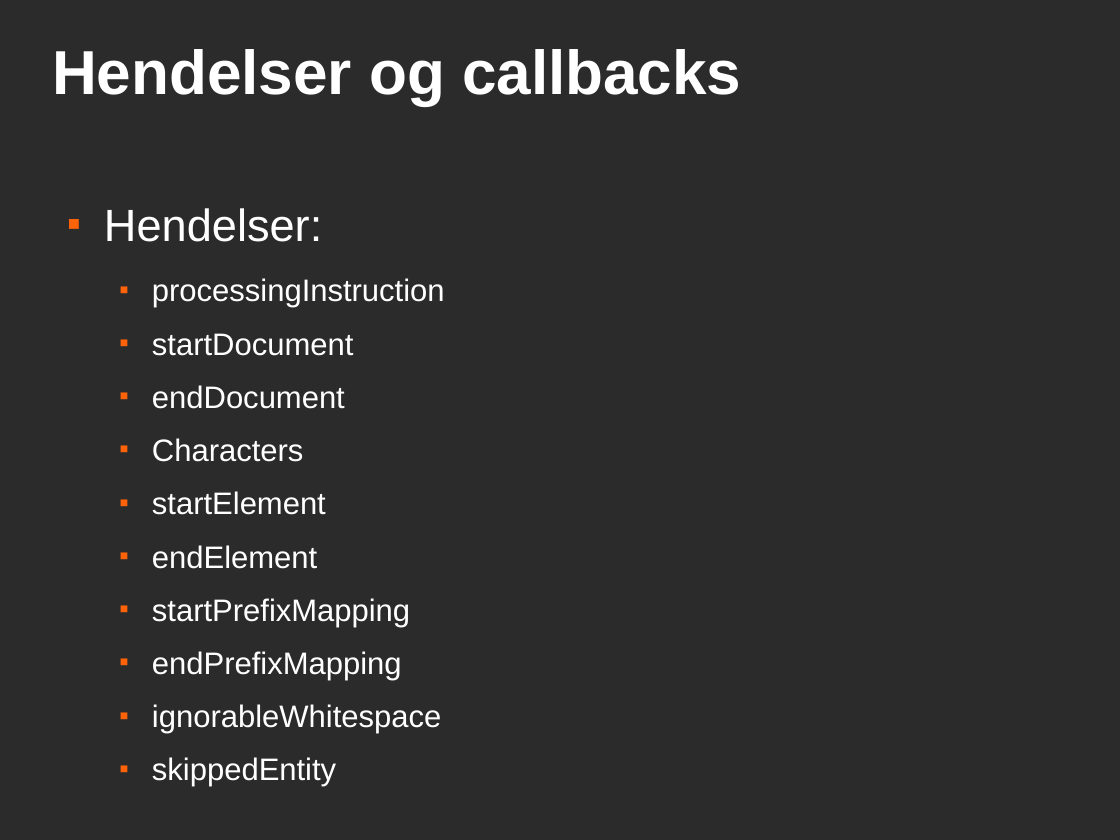
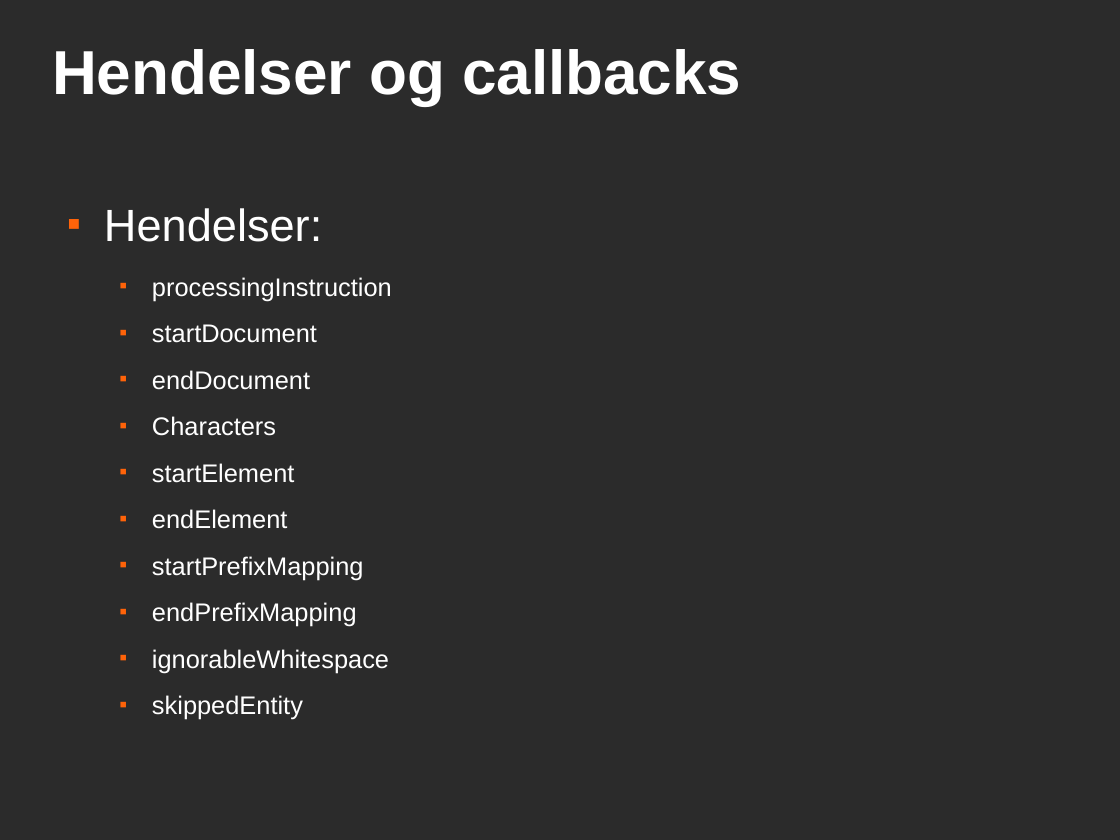
Before and after one commit to andrerav/xqft-parser, a slide deck: slide 6 of doc/sax.odp. Drawn at 1120x840 pixels with LibreOffice and Linux fonts; fonts in the diff are those of the drawing; background and template pictures are left out; a plain dark background stands for a picture behind light text. Boxes give left, top, right and bottom in pixels: in the first picture for what was removed or moved away, otherwise in the second. Text is boxed around its words. In the diff, an @@ line names an element or a change of style, - is before the commit and + after.

```diff
--- a/doc/sax.odp
+++ b/doc/sax.odp
@@ text at (x1=152, y1=277, x2=392, y2=720): size 22 to 18 pt @@
```
Also in this commit, not shown: 4 other slides changed, 1 slide added.
